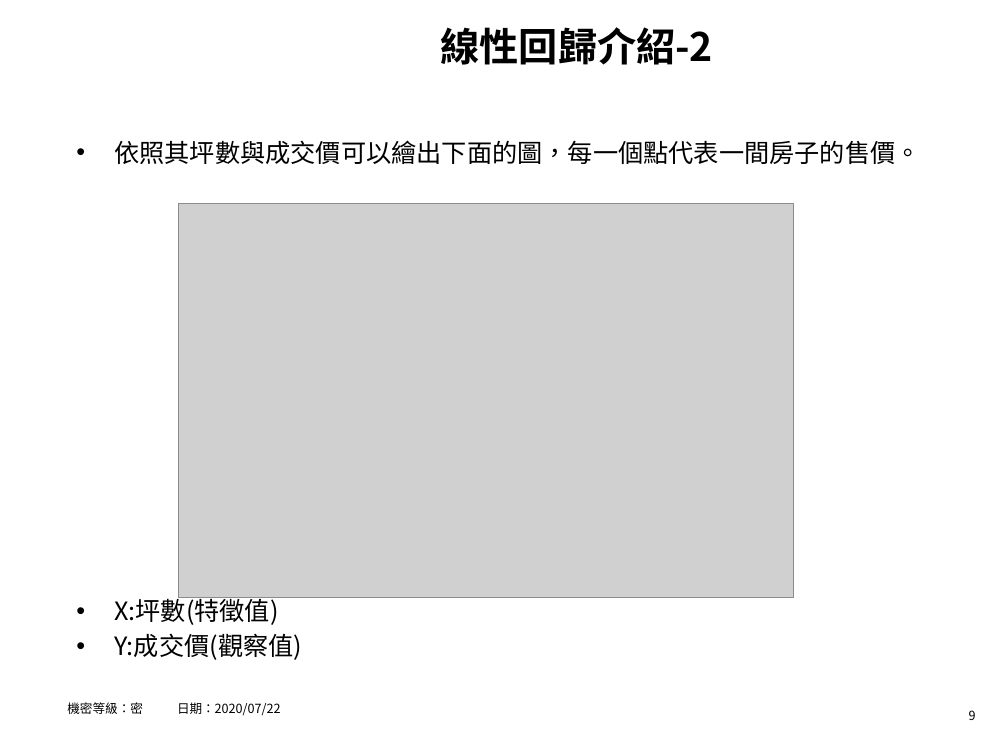
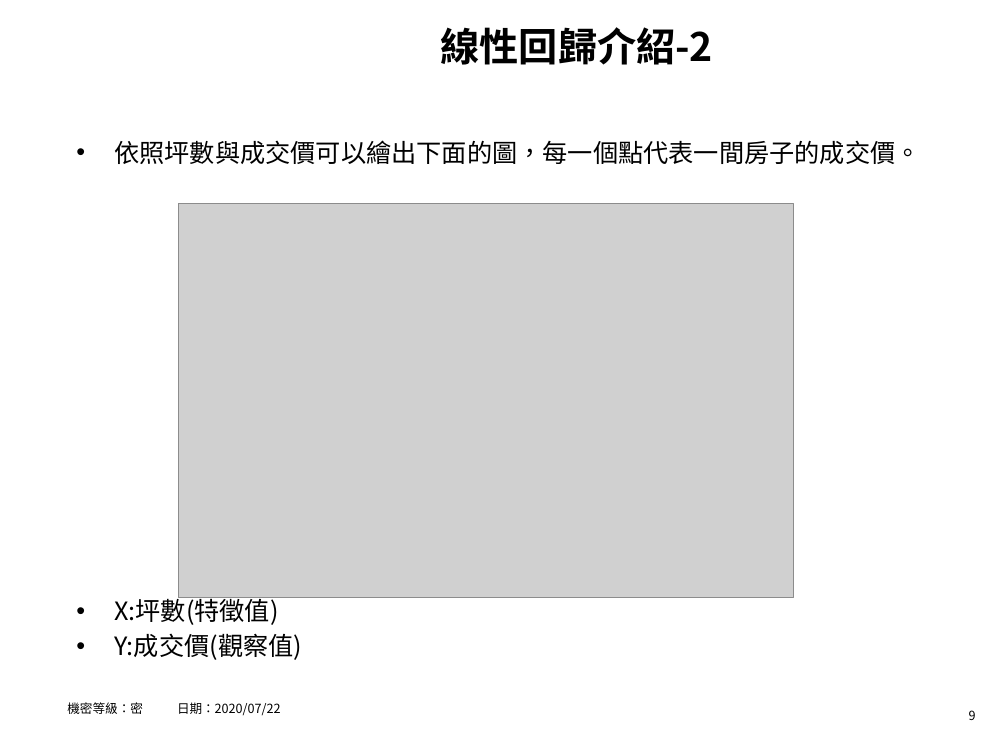
Before and after one commit to hrne/FINAL_REPORT, a slide deck: slide 9 of AI_Report/AI應用-不動產價格預測.pptx. Drawn at 1008x756 pixels with LibreOffice and Linux fonts; fonts in the diff are those of the drawing; grey boxes stand for pictures; background and template pictures are left out. Boxes give left, top, right and bottom in pixels: in the first picture for what was removed or moved away, otherwise in the second. Text is boxed around its words. In the diff, an @@ line names an element or a change of style, - is before the commit and + after.

```diff
--- a/AI_Report/AI應用-不動產價格預測.pptx
+++ b/AI_Report/AI應用-不動產價格預測.pptx
@@ text at [114, 140, 920, 164]: text changed @@
-• 依照其坪數與成交價可以繪出下面的圖，每一個點代表一間房子的售價。
+• 依照坪數與成交價可以繪出下面的圖，每一個點代表一間房子的成交價。
```
Also in this commit, not shown: 8 other slides changed.
